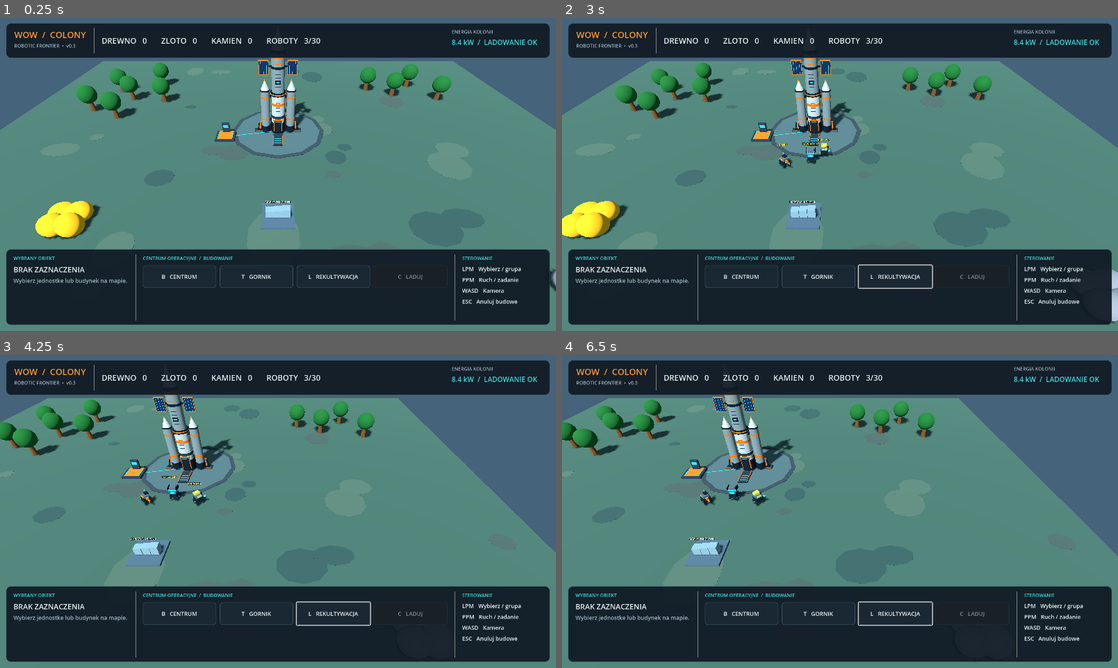
Above: before the commit, frames 1-4 (two rows, left to right).
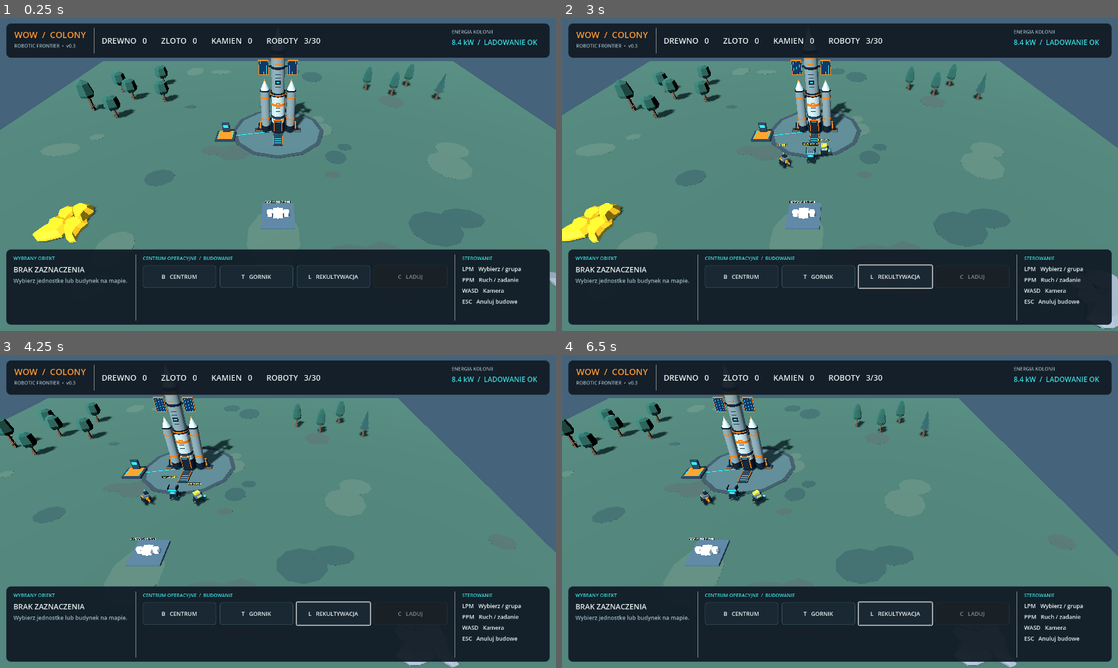
Above: after the commit, the same moments.

Repository: serafin1367/wow
Game: Godot game, scene res://scenes/main.tscn
The game is run twice, just before and just after one commit, with the same random seed, the same clock (stepped at 60 frames per second) and the same inputs.
Inputs (mouse positions are in pixels of both pictures, inside the frame that each line leads up to):
- Up to frame 1 (0.25 s): no input
- Up to frame 2 (3 s): click "B CENTRUM" at 0.5 s; click "T GORNIK" at 1.25 s; click "L REKULTYWACJA" at 2 s; tap Enter at 2.75 s; move the mouse to (962, 158) at 2.77 s; hold D from 2.78 s (still down); tap B at 2.85 s; click (962, 158) at 2.92 s
- Up to frame 3 (4.25 s): release D at 3.5 s; drag from (166, 527) to (250, 574) at 3.52 s
- Up to frame 4 (6.5 s): move the mouse to (895, 442) at 4.27 s; hold D 4.28-5 s; tap L at 4.35 s; drag from (812, 574) to (673, 464) at 5.02 s; move the mouse to (1006, 558) at 5.77 s; hold A from 5.78 s (still down); tap B at 5.85 s

The runs differ from the first frame. In frame 1, 2.7% of the frame differs, in the area x 5-100%, y 14-88%; in frame 2, 2.8%, in the area x 0-100%, y 14-100%; in frame 3, 2.0%; in frame 4, 2.0%.

Commit message:
art: replace procedural tree rock and storage props with bundled CC0 Kenney GLB models

Diff:
--- a/scripts/main.gd
+++ b/scripts/main.gd
@@ -11,6 +11,7 @@
 const LANDER_SCRIPT = preload("res://scripts/colony_lander.gd")
 const CHARGER_SCRIPT = preload("res://scripts/charging_pad.gd")
 const HUD_SCRIPT = preload("res://scripts/colony_hud.gd")
+const KENNEY_ASSETS = preload("res://scripts/kenney_assets.gd")
 const LANDER_POSITION: Vector3 = Vector3(0.0, 0.0, -12.0)
 const CHARGER_POSITION: Vector3 = Vector3(-9.0, 0.0, -10.0)
 const FORESTER_COST: Dictionary = {"wood": 30, "stone": 10}
@@ -182,26 +183,33 @@
 	parent_node.add_child(tree)
 	tree.add_to_group("resource_nodes")
 
-	var trunk := MeshInstance3D.new()
-	trunk.name = "Trunk"
-	var cylinder := CylinderMesh.new()
-	cylinder.top_radius = 0.32
-	cylinder.bottom_radius = 0.48
-	cylinder.height = 2.5
-	trunk.mesh = cylinder
-	trunk.position.y = 1.25
-	trunk.material_override = _make_material(Color(0.40, 0.25, 0.12))
-	tree.add_child(trunk)
-
-	var leaves := MeshInstance3D.new()
-	leaves.name = "Crown"
-	var sphere := SphereMesh.new()
-	sphere.radius = 1.7
-	sphere.height = 3.4
-	leaves.mesh = sphere
-	leaves.position.y = 3.35
-	leaves.material_override = _make_material(Color(0.10, 0.37, 0.16))
-	tree.add_child(leaves)
+	# Prawdziwe modele low-poly Kenney Nature Kit (CC0).
+	# Pozostawiamy oryginalne hitboxy i parametry scinania.
+	var variants: Array[String] = ["tree-oak", "tree-default", "tree-cone", "tree-pinedefaulta"]
+	var variant_index: int = posmod(roundi(coords.x * 11.0 + coords.y * 23.0), variants.size())
+	var tree_visual = KENNEY_ASSETS.model("nature", variants[variant_index], 3.8)
+	if tree_visual != null:
+		tree_visual.name = "KenneyTree"
+		tree.add_child(tree_visual)
+	else:
+		# Fallback jesli GLB zostanie usuniety z projektu.
+		var trunk := MeshInstance3D.new()
+		var trunk_mesh := CylinderMesh.new()
+		trunk_mesh.height = 2.5
+		trunk_mesh.top_radius = 0.32
+		trunk_mesh.bottom_radius = 0.48
+		trunk.mesh = trunk_mesh
+		trunk.position.y = 1.25
+		trunk.material_override = _make_material(Color(0.40, 0.25, 0.12))
+		tree.add_child(trunk)
+		var leaves := MeshInstance3D.new()
+		var crown_mesh := SphereMesh.new()
+		crown_mesh.radius = 1.7
+		crown_mesh.height = 3.4
+		leaves.mesh = crown_mesh
+		leaves.position.y = 3.35
+		leaves.material_override = _make_material(Color(0.10, 0.37, 0.16))
+		tree.add_child(leaves)
 
 	var trunk_collision := CollisionShape3D.new()
 	var trunk_shape := CylinderShape3D.new()
@@ -257,19 +265,21 @@
 	add_child(deposit)
 	deposit.add_to_group("resource_nodes")
 
+	var rock_variants: Array[String] = ["rock-largea", "rock-largeb", "rock-largec"]
 	for i in range(4):
-		var rock := MeshInstance3D.new()
-		rock.name = "Rock%d" % i
-		var sphere := SphereMesh.new()
-		sphere.radius = 1.0
-		sphere.height = 2.0
-		rock.mesh = sphere
-		var offset_x := float(i % 2) * 2.0 - 1.0
-		var offset_z := float(i / 2) * 2.0 - 1.0
-		rock.position = Vector3(offset_x, 0.9, offset_z)
-		rock.scale = Vector3(1.5, 1.0 + float(i) * 0.15, 1.4)
-		rock.material_override = _make_material(tint)
-		deposit.add_child(rock)
+		var rock = KENNEY_ASSETS.model("nature", rock_variants[i % rock_variants.size()], 3.0 + float(i) * 0.25)
+		if rock != null:
+			rock.position = Vector3(float(i % 2) * 2.0 - 1.0, 0.0, float(i / 2) * 2.0 - 1.0)
+			KENNEY_ASSETS.tint_meshes(rock, tint)
+			deposit.add_child(rock)
+		else:
+			var fallback := MeshInstance3D.new()
+			var mesh := SphereMesh.new()
+			mesh.radius = 0.9
+			fallback.mesh = mesh
+			fallback.position = Vector3(float(i % 2) * 2.0 - 1.0, 0.9, float(i / 2) * 2.0 - 1.0)
+			fallback.material_override = _make_material(tint)
+			deposit.add_child(fallback)
 
 	var obstacle_collision := CollisionShape3D.new()
 	var obstacle_shape := BoxShape3D.new()
@@ -306,14 +316,19 @@
 	depot.add_child(platform)
 
 	for i in range(3):
-		var crate := MeshInstance3D.new()
-		crate.name = "Crate%d" % i
-		var crate_mesh := BoxMesh.new()
-		crate_mesh.size = Vector3(0.95, 1.0 + float(i) * 0.25, 0.95)
-		crate.mesh = crate_mesh
-		crate.position = Vector3(float(i) - 1.0, 0.85, 0.0)
-		crate.material_override = _make_material(Color(0.45, 0.57, 0.61))
-		depot.add_child(crate)
+		var crate_name := "box-large" if i == 1 else "box-small"
+		var crate = KENNEY_ASSETS.model("factory", crate_name, 1.25)
+		if crate != null:
+			crate.position = Vector3(float(i) - 1.0, 0.35, 0.0)
+			depot.add_child(crate)
+		else:
+			var fallback := MeshInstance3D.new()
+			var box := BoxMesh.new()
+			box.size = Vector3(0.9, 1.0, 0.9)
+			fallback.mesh = box
+			fallback.position = Vector3(float(i) - 1.0, 0.85, 0.0)
+			fallback.material_override = _make_material(Color(0.45, 0.57, 0.61))
+			depot.add_child(fallback)
 
 	var depot_name := Label3D.new()
 	depot_name.text = "MAGAZYN KOLONII"
